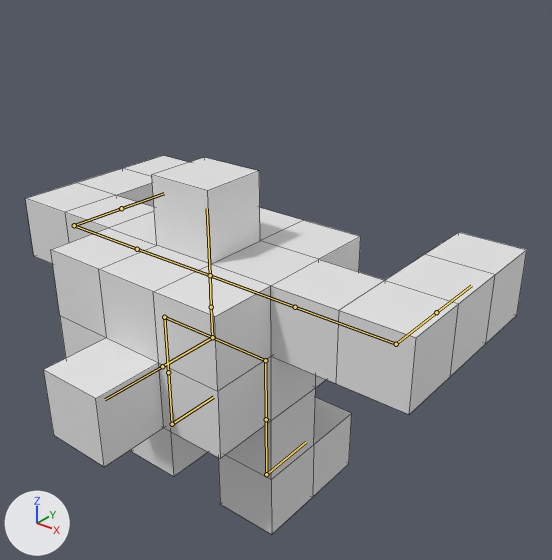
Renders of the Blender file Assets/Player.blend from each side of a commit.
Before and after are seen from a camera (50 mm lens) standing at (6.77, -6.99, 8.13) and looking at (0.67, 0.64, 3.4). Lighting does not change. The marker at lower left points along +X, +Y and +Z. The bones that bend it are drawn over the model as lines. Mesh edges are drawn as thin lines.

Objects in the first picture: 'Player'.
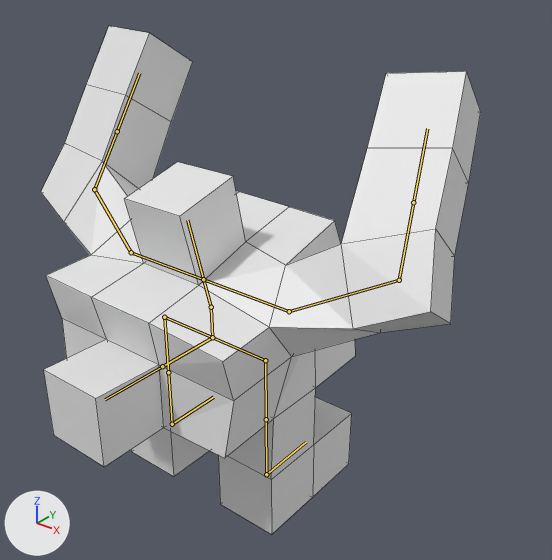
The newer file adds an action. The first version stands in its rest pose; the second is drawn at frame 0 of the action 'AvatarTransition'.

Changed parts and their boxes [x1, y1, x2, y2] in the pictures (552 x 560 px):
'Player', posed (12% narrower, 34% taller)
    before: [25, 156, 527, 534]
    after: [41, 26, 481, 534]
bone 'Back', root to tip
    before: (211, 307) to (210, 275)
    after: (211, 307) to (203, 279)
bone 'Arm_L', root to tip
    before: (295, 307) to (396, 344)
    after: (289, 311) to (399, 280)
bone 'ForeArm_L', root to tip
    before: (396, 344) to (436, 312)
    after: (399, 280) to (413, 202)
bone 'Arm_R', root to tip
    before: (137, 249) to (74, 225)
    after: (131, 252) to (94, 189)
bone 'ForeArm_R', root to tip
    before: (74, 225) to (121, 208)
    after: (94, 189) to (117, 131)

The change in detail:
Bone 'Back' (bone_back) moves from (0.0, 0.0, 0.0) to (0.0, 0.02, 0.13).
Bone 'Back' (bone_back) turns from (0, 0, 0) to (-15, 0, 0) degrees about its own x, y and z.
Bone 'Arm_L' (bone_arm_l) turns from (0, 0, 0) to (26, 42, 46) degrees about its own x, y and z.
Bone 'ForeArm_L' (bone_forearm_l) turns from (0, 0, 0) to (-13, 0, -21) degrees about its own x, y and z.
Bone 'Arm_R' (bone_arm_r) turns from (0, 0, 0) to (21, -34, -36) degrees about its own x, y and z.
Bone 'ForeArm_R' (bone_forearm_r) turns from (0, 0, 0) to (4, -1, 27) degrees about its own x, y and z.
